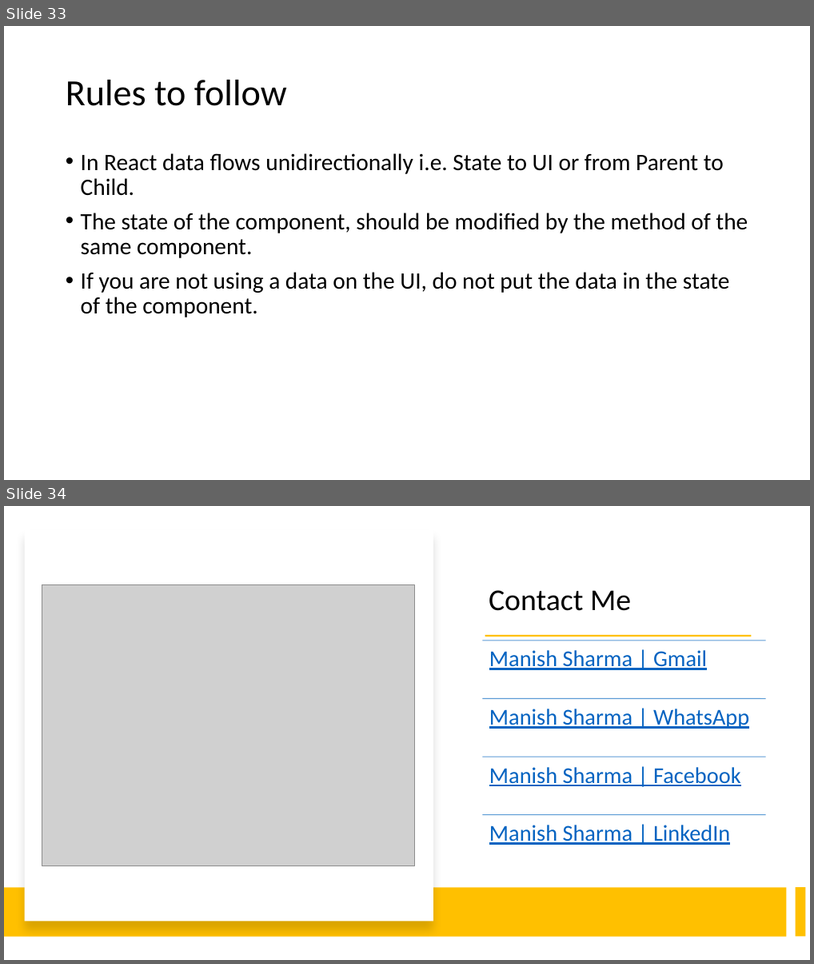
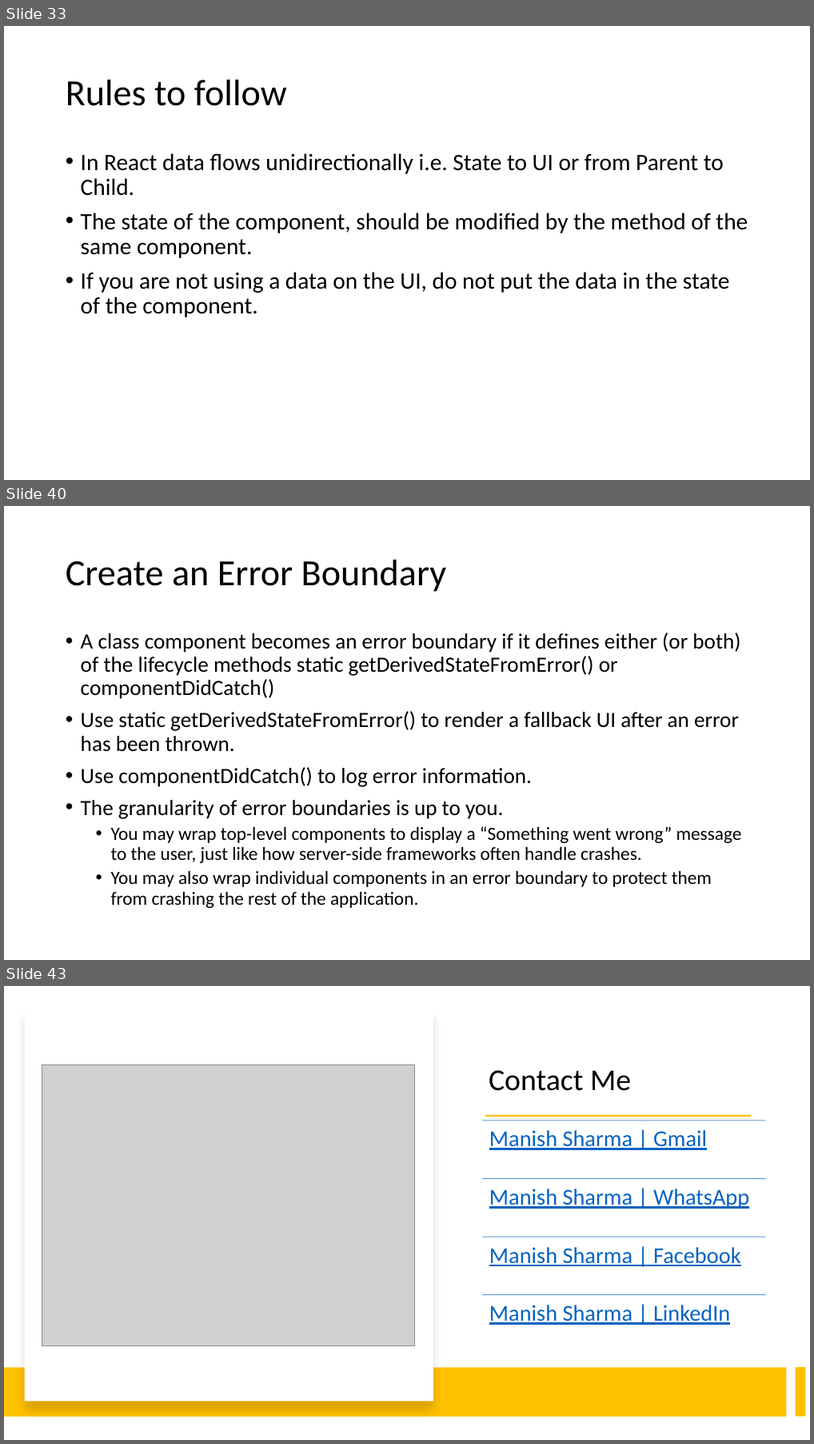
Before and after one commit to explore-with-manish/im-jan24, a slide deck: React/Notes/React.pptx. Shown one above the other, each under a label of ours: slides 33 and 34 before the commit, slides 33, 40 and 43 after it; the slides between them are not shown. The pictures are 814x964 and 814x1444 pixels, drawn with LibreOffice and Linux fonts; fonts in the diff are those of the drawing; grey boxes stand for pictures. Boxes give left, top, right and bottom in pixels: in the first picture for what was removed or moved away, otherwise in the second. Text is boxed around its words. In the diff, an @@ line names an element or a change of style, - is before the commit and + after.

Commit message:
Error Handling

```diff
--- a/React/Notes/React.pptx
+++ b/React/Notes/React.pptx
@@ slide 40 added at <box>4,506,810,960</box>, background #FFFFFF @@
@@ title added at <box>66,560,446,592</box>, 44 pt, text #000000 @@
+Create an Error Boundary
@@ text added at <box>81,632,742,908</box>, 25.9 pt, text #000000 @@
+• A class component becomes an error boundary if it defines either (or both) of the lifecycle methods static getDerivedStateFromError() or componentDidCatch()
+• Use static getDerivedStateFromError() to render a fallback UI after an error has been thrown.
+• Use componentDidCatch() to log error information.
+• The granularity of error boundaries is up to you.
+  • You may wrap top-level components to display a “Something went wrong” message to the user, just like how server-side frameworks often handle crashes.
+  • You may also wrap individual components in an error boundary to protect them from crashing the rest of the application.
@@ what was slide 34 is now slide 43 @@
```
Also in this commit, not shown: 8 other slides added, 4 other files.
